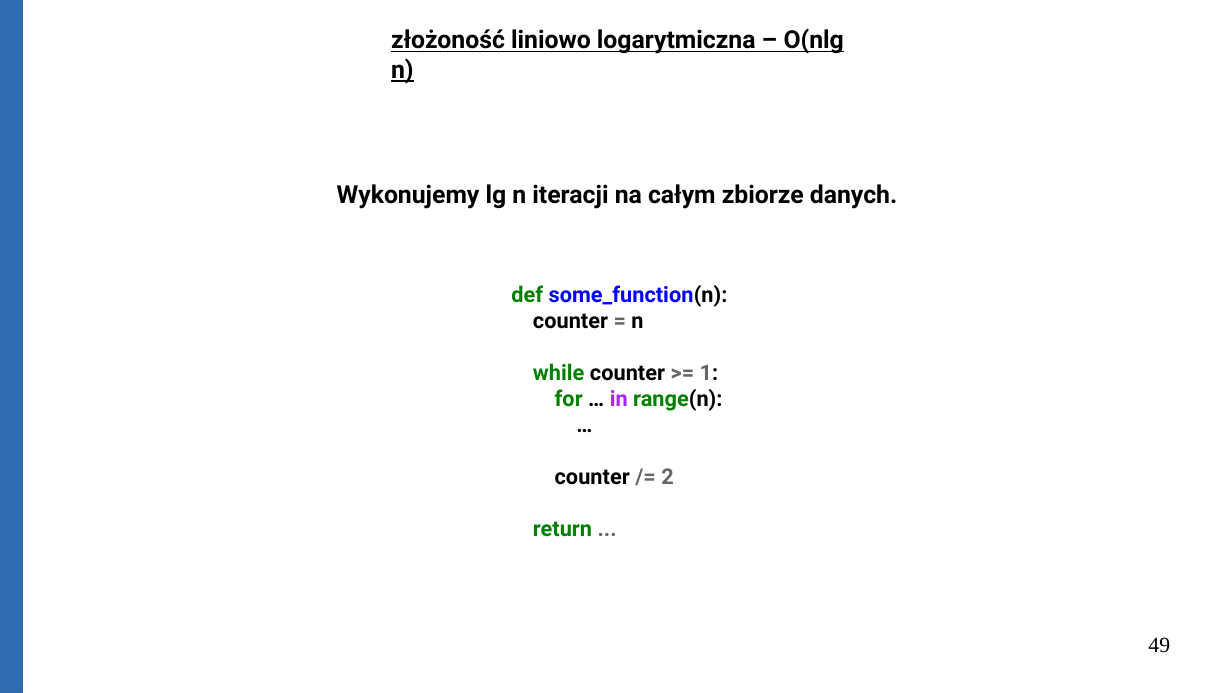
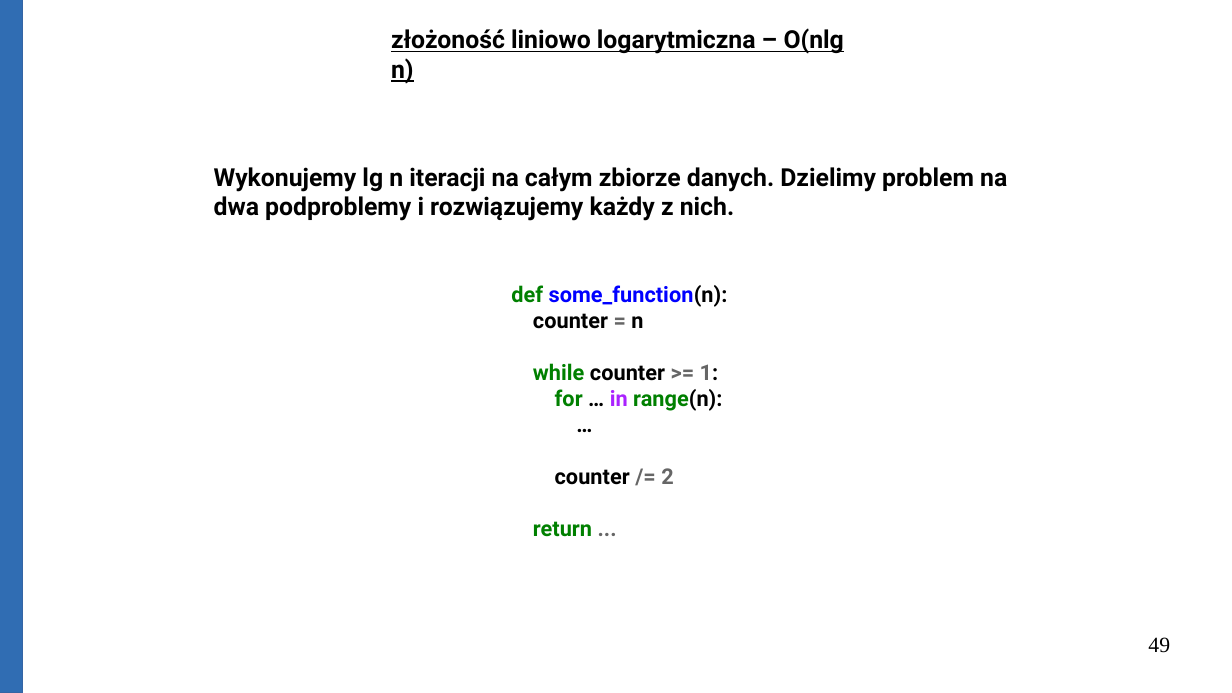
Before and after one commit to Michael-Wisniewski/algorithmic-workshop, a slide deck: slide 49 of Big_O.odp. Drawn at 1232x693 pixels with LibreOffice and Linux fonts; fonts in the diff are those of the drawing. Boxes give left, top, right and bottom in pixels: in the first picture for what was removed or moved away, otherwise in the second. Text is boxed around its words. In the diff, an @@ line names an element or a change of style, - is before the commit and + after.

```diff
--- a/Big_O.odp
+++ b/Big_O.odp
@@ text at bbox=[214, 167, 1007, 221]: text changed @@
-Wykonujemy lg n iteracji na całym zbiorze danych.
+Wykonujemy lg n iteracji na całym zbiorze danych. Dzielimy problem na dwa podproblemy i rozwiązujemy każdy z nich.
```
Also in this commit, not shown: 19 other slides changed, 3 slides added, 1 slide removed, 2 other files.
